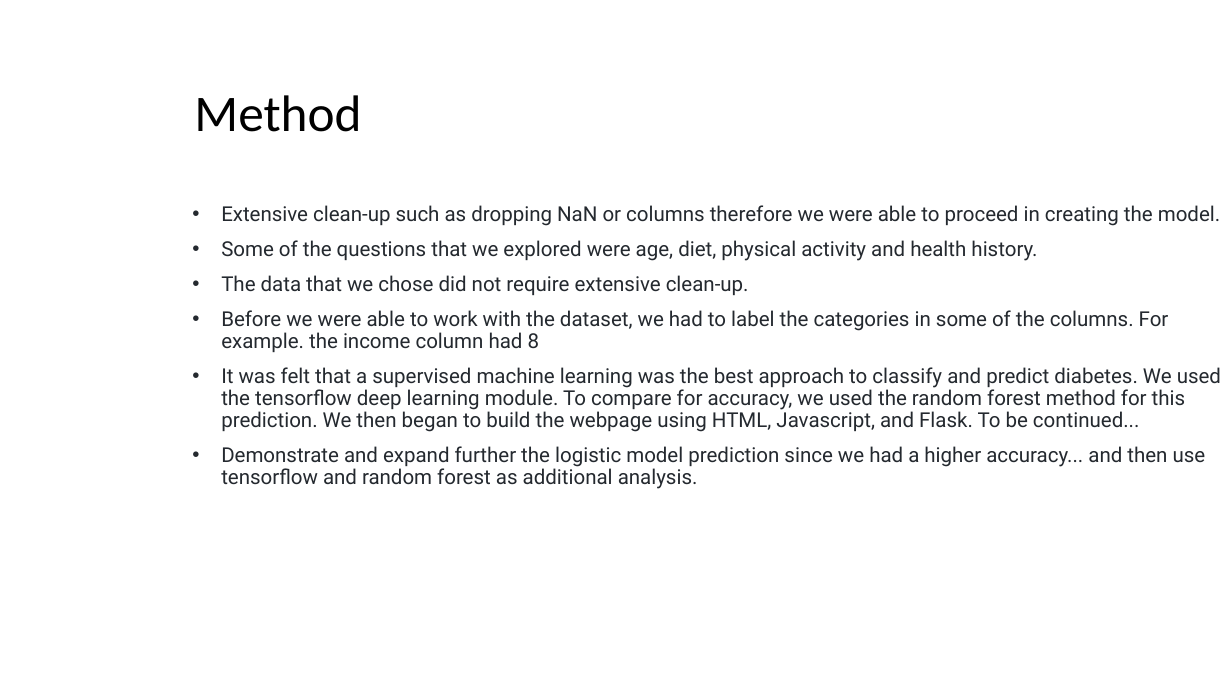
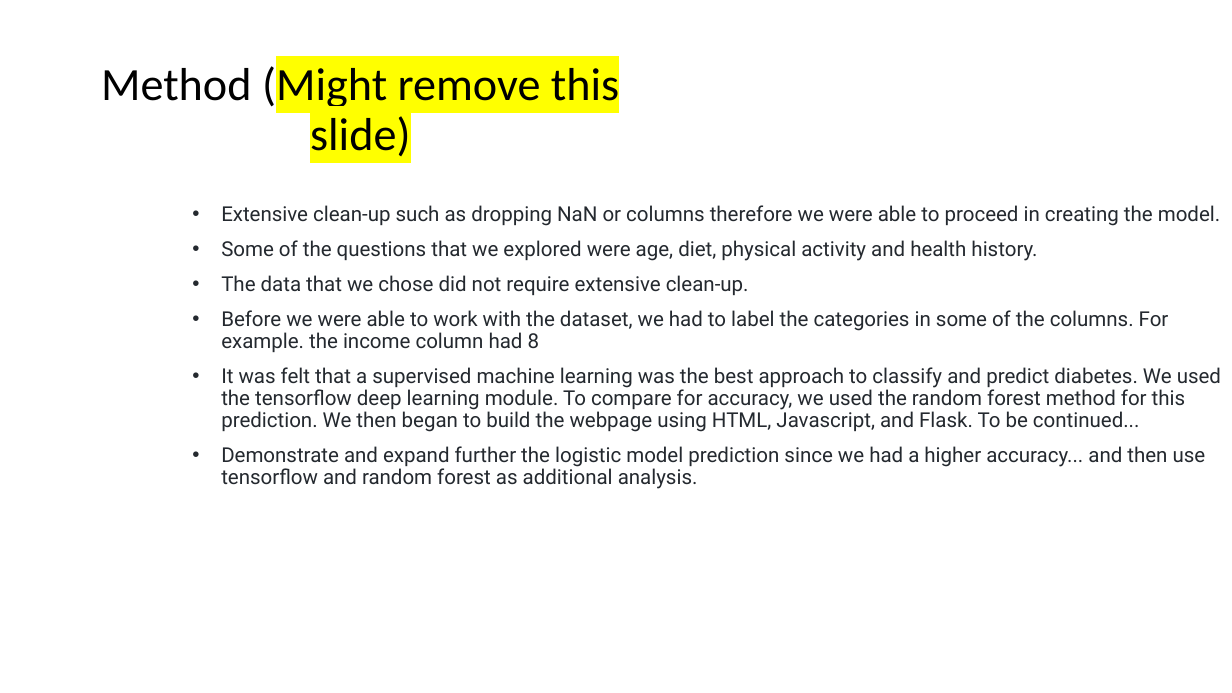
Before and after one commit to Isabel-gt/Final_Project, a slide deck: slide 6 of Diabetes_Predictions.pptx (slide 7 before the commit). Drawn at 1232x693 pixels with LibreOffice and Linux fonts; fonts in the diff are those of the drawing; background and template pictures are left out. Boxes give left, top, right and bottom in pixels: in the first picture for what was removed or moved away, otherwise in the second. Text is boxed around its words. In the diff, an @@ line names an element or a change of style, - is before the commit and + after.

```diff
--- a/Diabetes_Predictions.pptx
+++ b/Diabetes_Predictions.pptx
@@ title at <box>101,62,619,156</box>: text changed; size 40 to 36 pt @@
-Method
+Method (Might remove this slide)
```
Also in this commit, not shown: 10 other slides changed, 8 slides added, 4 slides removed.
